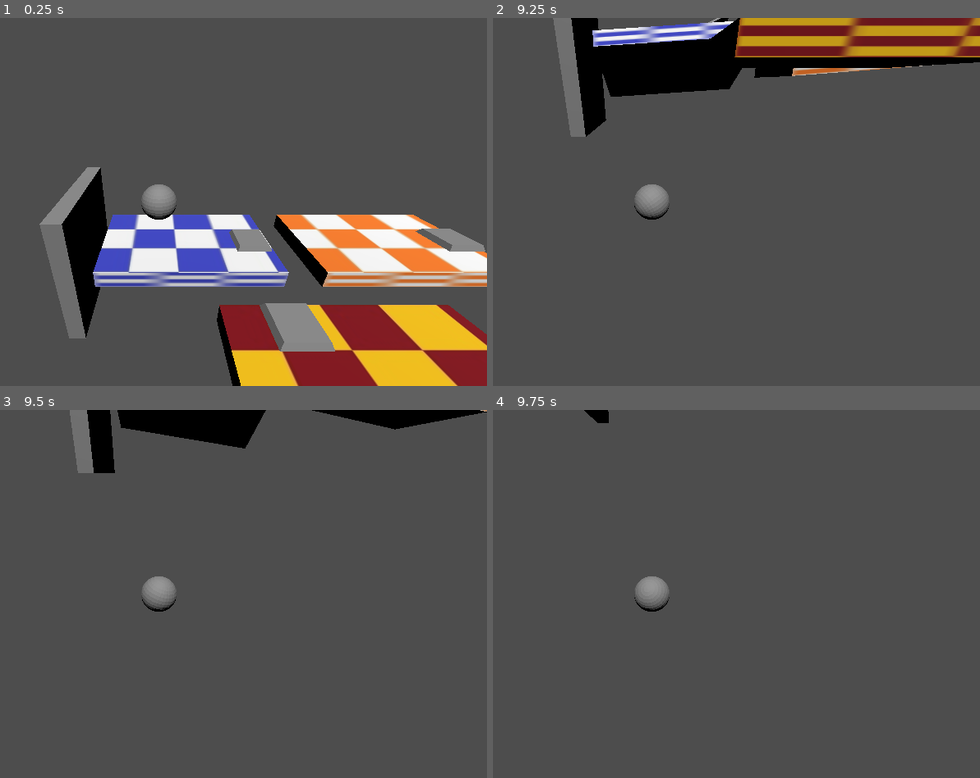
Above: before the commit, frames 1-4 (two rows, left to right).
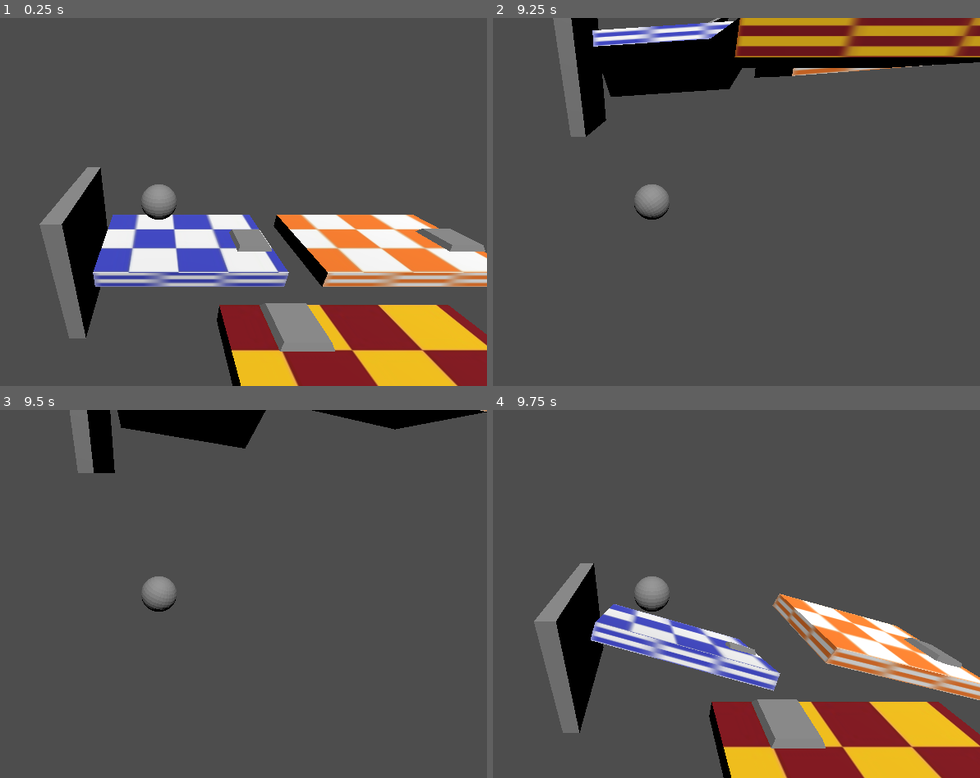
Above: after the commit, the same moments.

Repository: abhinavk0714/csce552-3d-game
Game: Godot game, scene res://scenes/levels/test_world.tscn
Two runs of this game, one before a commit and one after it. Both use one fixed random seed, a clock stepped at 60 frames per second and the inputs below.
Inputs:
- Up to frame 1 (0.25 s): no input
- Up to frame 2 (9.25 s): hold Right (ui_right) 0.53-1.28 s; hold Down (ui_down) 1.28-2.03 s; hold Right (ui_right) 2.03-2.78 s; hold Up (ui_up) 2.78-3.53 s; hold Left (ui_left) 3.53-5.03 s; tap R (ui_reset) at 4.15 s; hold Down (ui_down) 5.03-5.78 s; hold Right (ui_right) 5.78-6.53 s; hold Up (ui_up) 6.53-7.28 s; hold Right (ui_right) 7.28-8.03 s; hold Down (ui_down) 8.03-8.78 s; hold Left (ui_left) from 8.78 s (still down)
- Up to frame 3 (9.5 s): keep holding Left (ui_left)
- Up to frame 4 (9.75 s): release Left (ui_left) at 9.53 s; hold Up (ui_up) from 9.53 s (still down)

Frames 1-3 are identical in both runs. In frame 4, 24% of the frame differs, in the area x 8-100%, y 0-100%.

Commit message:
added DEATH

Diff:
--- a/scenes/game_objects/ball.tscn
+++ b/scenes/game_objects/ball.tscn
@@ -1,8 +1,8 @@
 [gd_scene load_steps=5 format=3 uid="uid://38yglc2vup1v"]
 
 [ext_resource type="ArrayMesh" uid="uid://b206hjjtm8dir" path="res://assets/models/Ball.obj" id="1_x8fbi"]
-[ext_resource type="Script" uid="uid://b4mpx58p0tyly" path="res://scenes/game_objects/ball.gd" id="1_xprjw"]
-[ext_resource type="Script" uid="uid://d2bjfpe1mojqv" path="res://scenes/game_objects/gimbal.gd" id="2_0ljj6"]
+[ext_resource type="Script" uid="uid://b4mpx58p0tyly" path="res://scripts/controllers/ball.gd" id="1_xprjw"]
+[ext_resource type="Script" uid="uid://d2bjfpe1mojqv" path="res://scripts/controllers/gimbal.gd" id="2_0ljj6"]
 
 [sub_resource type="SphereShape3D" id="SphereShape3D_41u45"]
 radius = 1.0
--- /dev/null
+++ b/scenes/game_objects/death_barrier.tscn
@@ -0,0 +1,13 @@
+[gd_scene load_steps=3 format=3 uid="uid://ckarwkj25fl75"]
+
+[ext_resource type="Script" uid="uid://bnmnit6v14blt" path="res://scripts/controllers/death_barrier.gd" id="1_vtiah"]
+
+[sub_resource type="BoxShape3D" id="BoxShape3D_sku1o"]
+size = Vector3(100, 30, 100)
+
+[node name="DeathBarrier" type="Area3D"]
+script = ExtResource("1_vtiah")
+
+[node name="CollisionShape3D" type="CollisionShape3D" parent="."]
+transform = Transform3D(1, 0, 0, 0, 1, 0, 0, 0, 1, 0, -15, 0)
+shape = SubResource("BoxShape3D_sku1o")
--- a/scenes/levels/test_world.tscn
+++ b/scenes/levels/test_world.tscn
@@ -7,6 +7,7 @@
 [ext_resource type="PackedScene" uid="uid://cgyphep1ib6pb" path="res://scenes/game_objects/barrier.tscn" id="4_d4tmt"]
 [ext_resource type="PackedScene" uid="uid://d2rxu3qyjw74x" path="res://scenes/game_objects/spring.tscn" id="4_dsnr4"]
 [ext_resource type="PackedScene" uid="uid://beyd4vgb20cfv" path="res://scenes/game_objects/static_platform.tscn" id="4_lf0gk"]
+[ext_resource type="PackedScene" uid="uid://ckarwkj25fl75" path="res://scenes/game_objects/death_barrier.tscn" id="8_7c366"]
 
 [node name="test_world" type="Node3D"]
 
@@ -36,3 +37,6 @@
 
 [node name="DirectionalLight3D" type="DirectionalLight3D" parent="."]
 transform = Transform3D(1, 0, 0, 0, 0.5188628, 0.8548575, 0, -0.8548575, 0.5188628, 0, 9.366883, 0)
+
+[node name="DeathBarrier" parent="." instance=ExtResource("8_7c366")]
+transform = Transform3D(1, 0, 0, 0, 1, 0, 0, 0, 1, 6, -14.142429, 3)
--- a/scenes/game_objects/ball.gd
+++ b/scripts/controllers/ball.gd
@@ -8,12 +8,12 @@
 
 func _process(delta):
 	if Input.is_action_just_pressed("ui_reset"):
-		warp_to_start()
+		restart()
 
-func warp_to_start():
+func restart():
 	# Safely teleport the rigidbody back
 	linear_velocity = Vector3.ZERO
 	angular_velocity = Vector3.ZERO
-	freeze = true             # temporarily freeze physics simulation
+	freeze = true
 	global_transform = start_transform
 	freeze = false
--- /dev/null
+++ b/scripts/controllers/death_barrier.gd
@@ -0,0 +1,28 @@
+extends Area3D
+
+@export var objects_to_reset: Array[NodePath] = []
+
+var _bodies_in_area = []
+
+func _ready():
+	body_entered.connect(_on_body_entered)
+
+func _on_body_entered(body):
+	if body is RigidBody3D:
+		print("Body fell:", body.name)
+		#trigger_resets()
+		body.restart()
+		#_reset_in_branch("test_world")
+
+
+func trigger_resets():
+	for path in objects_to_reset:
+		var node = get_node_or_null(path)
+		if node and node.has_method("warp_to_start"):
+			node.reset_state()
+
+func _reset_in_branch(node):
+	if node.has_method("restart"):
+		node.restart()
+	for child in node.get_children():
+		_reset_in_branch(child)
Not shown: 1 places in scenes/levels/test_world.tscn that only renumber resources
Renamed: scenes/game_objects/ball.gd.uid -> scripts/controllers/ball.gd.uid
Not shown, added: scripts/controllers/death_barrier.gd.uid
Renamed: scenes/game_objects/gimbal.gd -> scripts/controllers/gimbal.gd
Renamed: scenes/game_objects/gimbal.gd.uid -> scripts/controllers/gimbal.gd.uid
